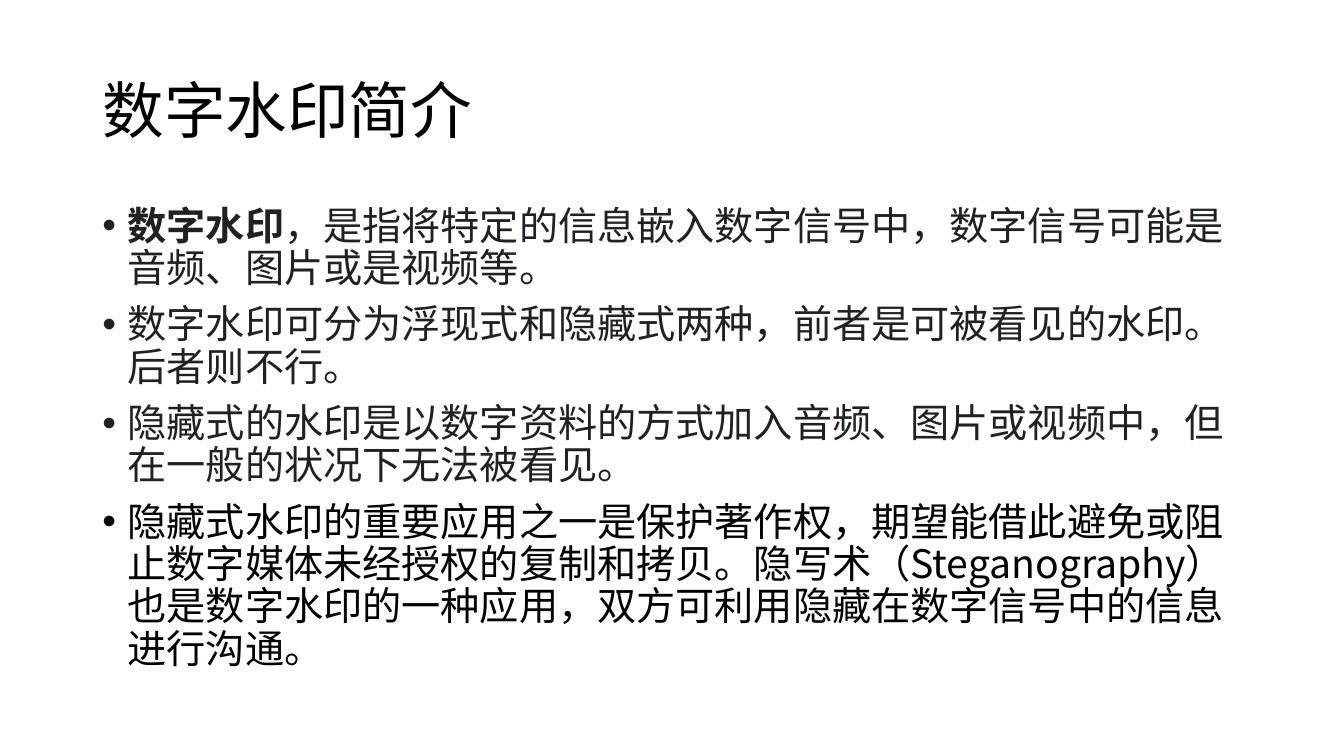
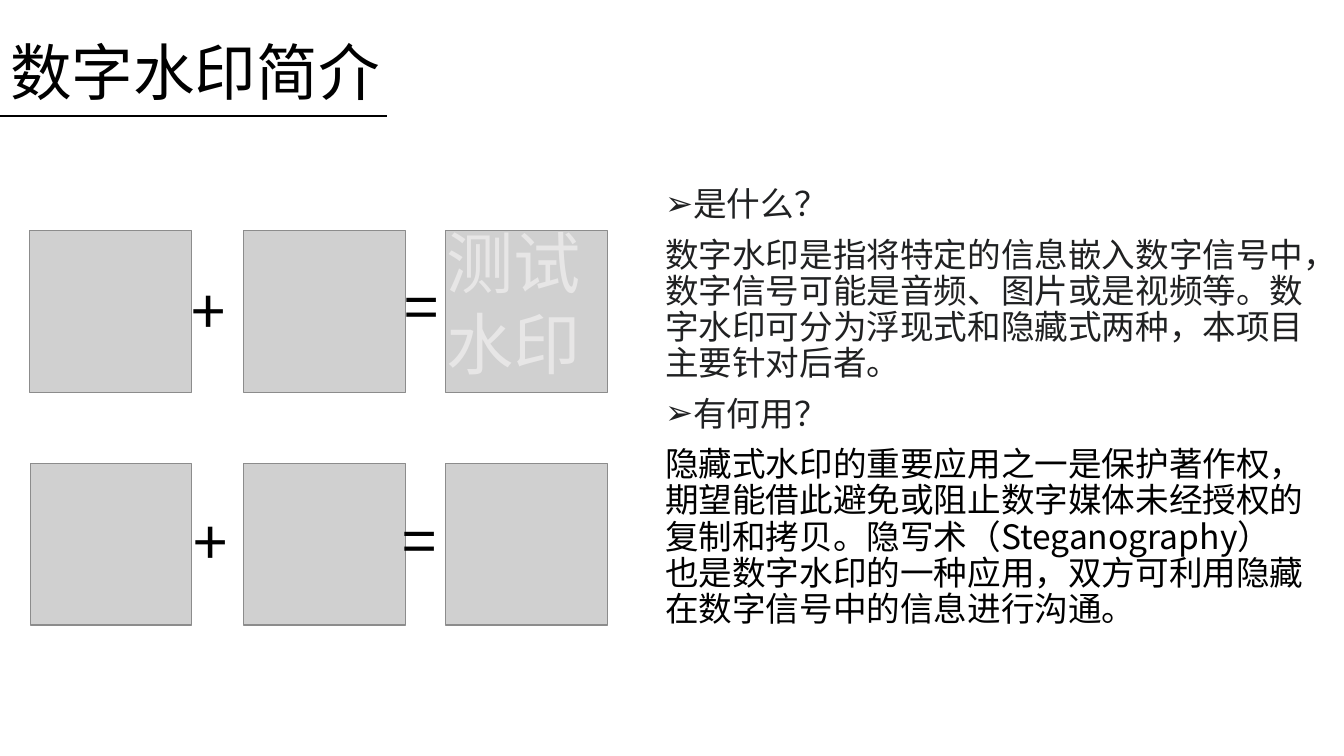
Before and after one commit to haowang-cqu/digital-watermark, a slide deck: slide 4 of doc/数字水印.pptx. Drawn at 1344x756 pixels with LibreOffice and Linux fonts; fonts in the diff are those of the drawing; grey boxes stand for pictures. Boxes give left, top, right and bottom in pixels: in the first picture for what was removed or moved away, otherwise in the second. Text is boxed around its words. In the diff, an @@ line names an element or a change of style, - is before the commit and + after.

```diff
--- a/doc/数字水印.pptx
+++ b/doc/数字水印.pptx
@@ title "数字水印简介": place and size @@
-title "数字水印简介" at bbox=[102, 81, 472, 138]
+title "数字水印简介" at bbox=[10, 43, 380, 100]
@@ line added from (0, 116) to (387, 116), #000000 1.5 pt @@
@@ text "是什么？": place and size @@
-text "是什么？" at bbox=[128, 206, 1225, 667]
+text "是什么？" at bbox=[665, 188, 1337, 624]
@@ text at bbox=[665, 188, 1337, 429]: text changed; size 28 to 24 pt @@
-• 数字水印，是指将特定的信息嵌入数字信号中，数字信号可能是音频、图片或是视频等。
-• 数字水印可分为浮现式和隐藏式两种，前者是可被看见的水印。后者则不行。
-• 隐藏式的水印是以数字资料的方式加入音频、图片或视频中，但在一般的状况下无法被看见。
+➢ 是什么？
+数字水印是指将特定的信息嵌入数字信号中，数字信号可能是音频、图片或是视频等。数字水印可分为浮现式和隐藏式两种，本项目主要针对后者。
+➢ 有何用？
@@ picture added at bbox=[30, 231, 192, 392] @@
@@ picture added at bbox=[244, 231, 405, 392] @@
@@ picture added at bbox=[446, 231, 607, 392] @@
@@ text added at bbox=[446, 220, 1337, 276], 48 pt, text #E7E6E6 @@
+测试
+水印
@@ text added at bbox=[181, 268, 254, 355], 44 pt, text #000000 @@
++
@@ text added at bbox=[394, 264, 467, 351], 44 pt, text #000000 @@
+=
@@ text at bbox=[665, 447, 1303, 624]: size 28 to 24 pt in "隐藏式水印的重要应用之一是保护著作权，期望能借此避免或阻止数字媒体未经授权的复制和拷贝。隐写术（Steganograph ..."; bullet • to none @@
@@ picture added at bbox=[30, 464, 192, 625] @@
@@ picture added at bbox=[244, 464, 405, 625] @@
@@ picture added at bbox=[446, 464, 607, 625] @@
@@ text added at bbox=[184, 499, 256, 586], 44 pt, text #000000 @@
++
@@ text added at bbox=[393, 498, 466, 585], 44 pt, text #000000 @@
+=
```
Also in this commit, not shown: 10 other slides changed, 1 slide removed.
